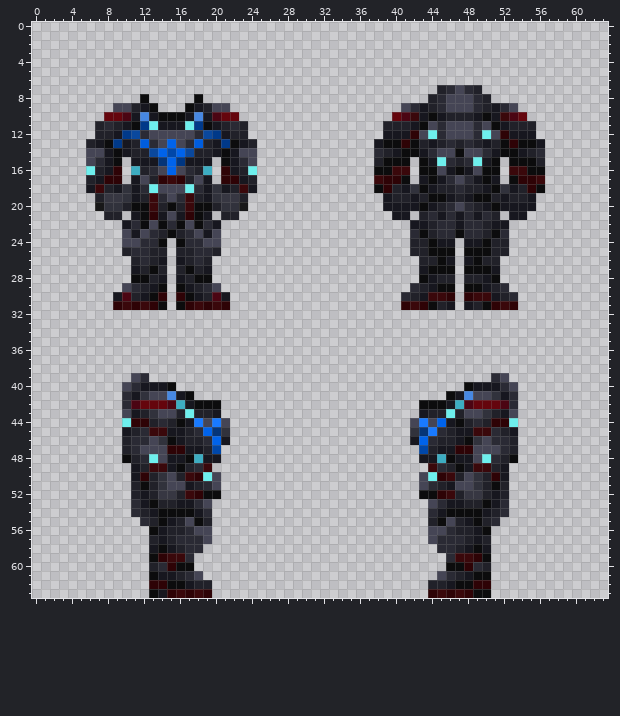
Two versions of one pixel-art sprite, Resources/Textures/Exodus/Clothing/OuterClothing/Hardsuits/death_squad_specialist.rsi/equipped-OUTERCLOTHING-reptilian.png. The picture above is the old version.
The file is 64x64 pixels. Colours within 5 levels of each other are drawn and written as one.
Now the later version:
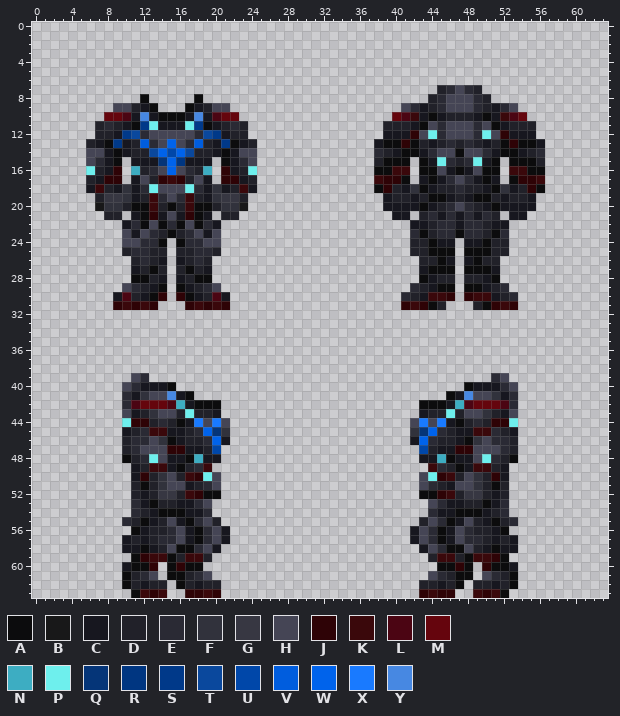
Palette (. is transparent): A #0c0c0d  B #181819  C #17171f  D #212129  E #2a2a34  F #31323c  G #373742  H #454555  J #2e0306  K #3a080b  L #4b0513  M #65050d  N #3dadc2  P #6eefed  Q #053578  R #003681  S #003989  T #0a489d  U #0047a9  V #005dde  W #0063eb  X #197aff  Y #4788e2
Edits made:
@@ x 12..50 @@
 30 CAJ.JACDLC...................EDCKKJ.JKK
-31 KJA.AJKJKJ...................JKJADC.CDA
+31 KJ...JKJKJ...................JKJAD...DA
 32 .......................................
@@ x 42..47 @@
 43 .CDDPD
-44 HXHWCA
-45 FQXEDC
+44 HXHXCA
+45 FQWEDC
 46 CWEDDC
@@ x 0..63 @@
 53 ...........ECADDCCEH........................HECCDDACE...........
-54 ...........EDCAAAACE........................ECAAAACDE...........
-55 ............EDACDHAD........................DAHDCADE............
-56 .............ACDDEHH........................HHEDDCA.............
-57 .............DCDEEEH........................HEEEDCD.............
-58 .............CACDEE..........................EEDCAC.............
-59 .............AJKKE............................EKKJA.............
-60 .............DEJAA............................AAJED.............
-61 .............ACCDEH..........................HEDCAA.............
-62 .............JJAACDD........................DDCAAJJ.............
-63 .............ACJKJKJ........................JKJKJAA.............
+54 ...........EDCAAACCE........................ECCAAACDE...........
+55 ..........EDACDHCAEHD......................DHEACHDCADE..........
+56 ...........ACDDEHCAEHC....................CHEACHEDDCA...........
+57 ..........CDCDEEHCAEHC....................CHEACHEEDCDC..........
+58 ..........CCACDHAAEHC......................CHEAAHDCACC..........
+59 ...........AJKKADKKD........................DKKDAKKJA...........
+60 ..........CAAJ.AJAA..........................AAJA.JAAC..........
+61 ..........ADEH.AADEH........................HEDAA.HEDA..........
+62 ..........ADCDD.ADCDD......................DDCDA.DDCDA..........
+63 ...........AKJK..JJKJ......................JKJJ..KJKA...........
